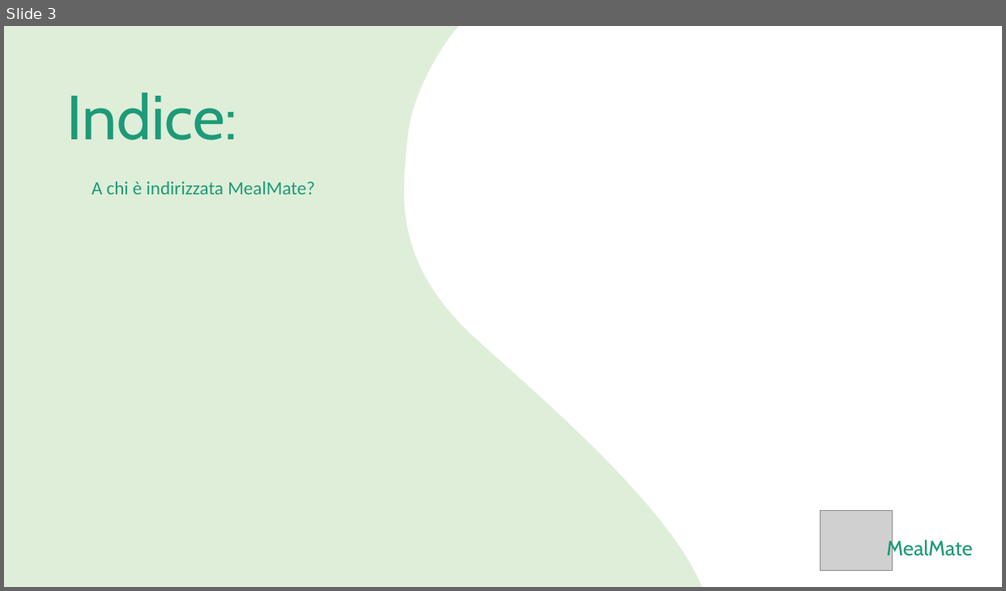
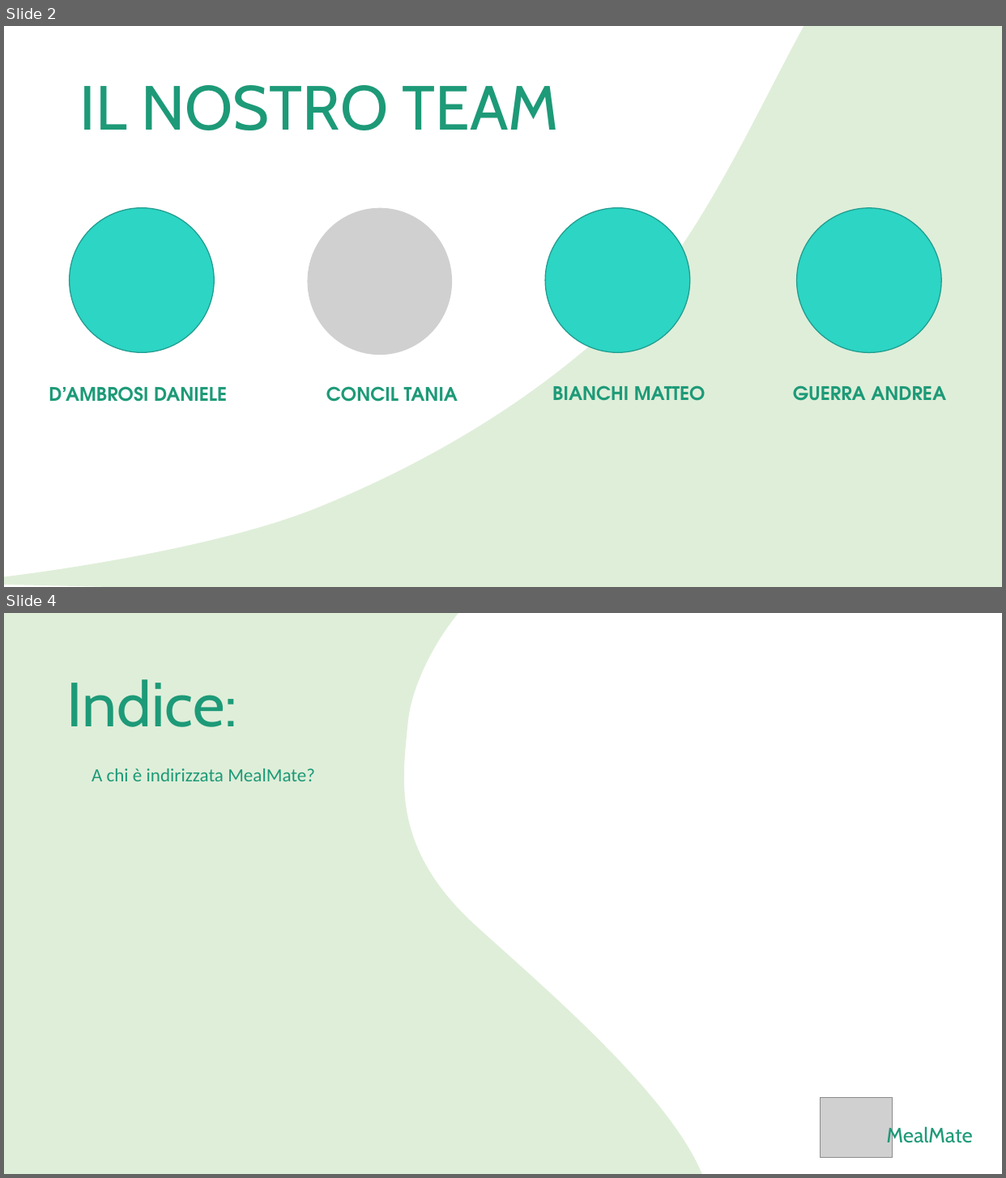
Before and after one commit to DanieleDAmbrosi/MealMate, a slide deck: documents/Presentation/MealMate.pptx. Shown one above the other, each under a label of ours: slide 3 before the commit, slides 2 and 4 after it; the slides between them are not shown. The pictures are 1006x591 and 1006x1178 pixels, drawn with LibreOffice and Linux fonts; fonts in the diff are those of the drawing; grey boxes stand for pictures. Boxes give left, top, right and bottom in pixels: in the first picture for what was removed or moved away, otherwise in the second. Text is boxed around its words. In the diff, an @@ line names an element or a change of style, - is before the commit and + after.

```diff
--- a/documents/Presentation/MealMate.pptx
+++ b/documents/Presentation/MealMate.pptx
@@ slide 2 added at (4, 26, 1002, 587), background #FFFFFF @@
@@ freeform shape added at (4, 26, 1002, 587), fill #61AC43 at 20% opacity @@
@@ title added at (80, 85, 560, 130), 60 pt, text #1D9A78 @@
+IL NOSTRO TEAM
@@ ellipse added at (69, 208, 214, 352), fill #2CD5C4, outline #219E91 1 pt @@
@@ picture added at (307, 208, 452, 355) @@
@@ ellipse added at (545, 208, 690, 352), fill #2CD5C4, outline #219E91 1 pt @@
@@ ellipse added at (797, 208, 941, 352), fill #2CD5C4, outline #219E91 1 pt @@
@@ text added at (49, 386, 227, 402), 18 pt, text #1D9A78, bold @@
+D’AMBROSI DANIELE
@@ text added at (326, 386, 458, 402), 18 pt, text #1D9A78, bold @@
+CONCIL TANIA
@@ text added at (552, 386, 705, 401), 18 pt, text #1D9A78, bold @@
+BIANCHI MATTEO
@@ text added at (793, 386, 946, 401), 18 pt, text #1D9A78, bold @@
+GUERRA ANDREA
@@ what was slide 3 is now slide 4 @@
```
Also in this commit, not shown: 1 slide changed, 1 other slide added, 1 slide removed, 1 other file.
